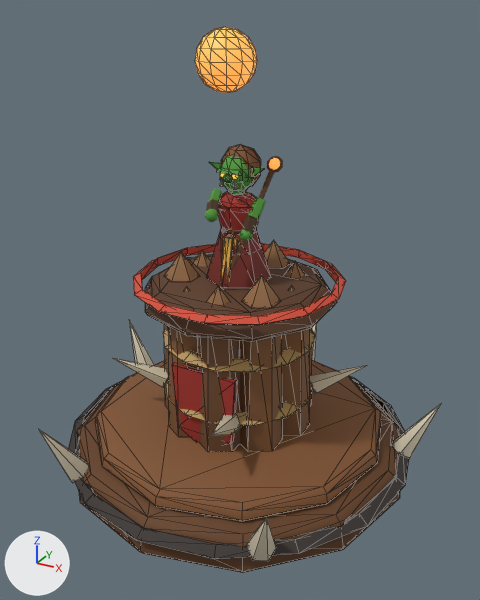
The glTF model assets/3d/tours/horde-5.glb as it was, and as the next commit left it.
One viewpoint serves both versions: a 50 mm lens placed at (0.68, -1.23, 1.033), pointed at (0.009, -0.011, 0.424). Every picture has the same lights, and +X, +Y and +Z are marked at lower left. The picture after the commit comes second. Mesh edges are drawn as thin lines on the coarser meshes. Where no turn or scale is listed for an object, it has been applied to the vertices. Vertices at exactly the same position are counted once.

The older version as bpy lines, for what is in view:
```python
me_balcon = bpy.data.meshes.new('Balcon')
me_balcon.from_pydata(...)  # 530 vertices, 1004 faces; spans x -0.451..0.455, y -0.426..0.477, z -0.42..0.108
me_balcon.materials.append(mat_peint)
me_bande = bpy.data.meshes.new('Bande')
me_bande.from_pydata(...)  # 118 vertices, 208 faces; spans x -0.064..0.064, y -0.02..0.128, z -0.056..0.143
me_bande.materials.append(mat_peint)
me_orbemagique = bpy.data.meshes.new('OrbeMagique')
me_orbemagique.from_pydata(...)  # 86 vertices, 168 faces; spans x -0.0601..0.0601, y -0.0601..0.0601, z -0.0601..0.0601
me_orbemagique.materials.append(mat_lueur_ff984b)  # orange #ff9a4a, glowing orange #ff9a4a
ob_buste_peint = bpy.data.objects.new('Buste_peint', me_bande)
ob_buste_peint.location = (0.0, -0.054, 0.529)
ob_horde_5_peint = bpy.data.objects.new('horde_5_peint', me_balcon)
ob_horde_5_peint.location = (0.0, 0.0, 0.42)
ob_orbemagique = bpy.data.objects.new('OrbeMagique', me_orbemagique)
ob_orbemagique.location = (0.0, -0.05, 0.94)
# also in view: 'Crane_peint' at (0.0, 0.004, 0.721)
```
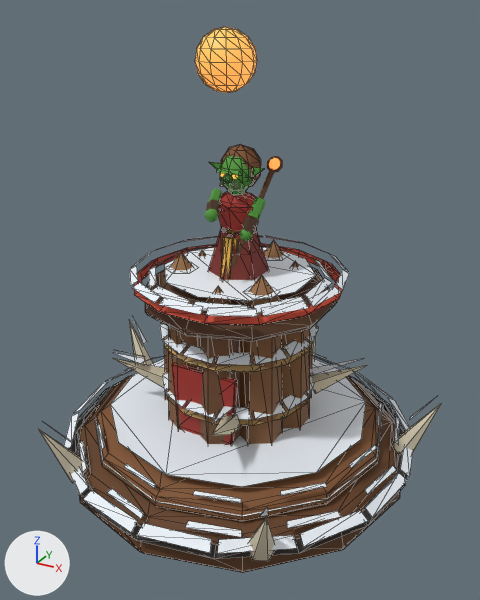
What differs and where, as boxes (x1, y1, x2, y2) in the pictures (480 x 600 px):
'horde_5_peint', reshaped: before (39, 240, 441, 573); after (39, 236, 441, 573)
part 1 of me_balcon, added: after (48, 236, 436, 553)

The edits, one by one:
me_balcon is used by ob_horde_5_peint; location (0.0, 0.0, 0.42).
me_balcon had 530 vertices, 1004 faces and spanned x -0.451..0.455, y -0.426..0.477, z -0.42..0.108.
me_balcon now has 1031 vertices, 1271 faces and spans x -0.451..0.455, y -0.431..0.477, z -0.42..0.108.
me_balcon part 1: 501 vertices added at x -0.439..0.444, y -0.431..0.467, z -0.345..0.079.
